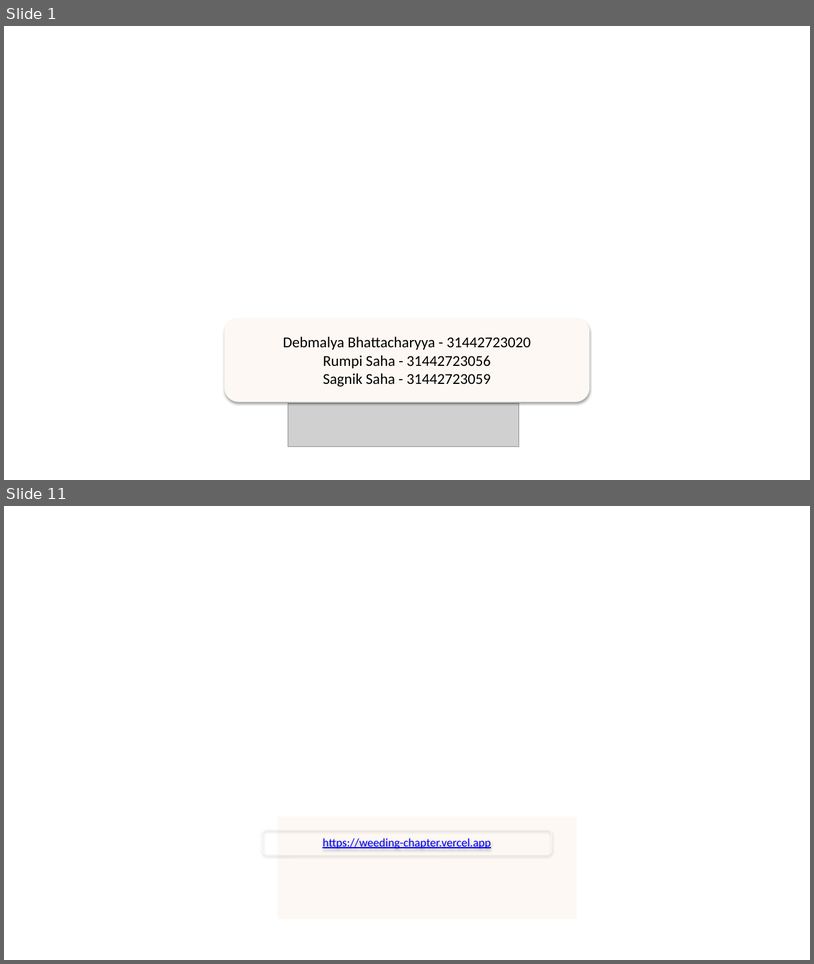
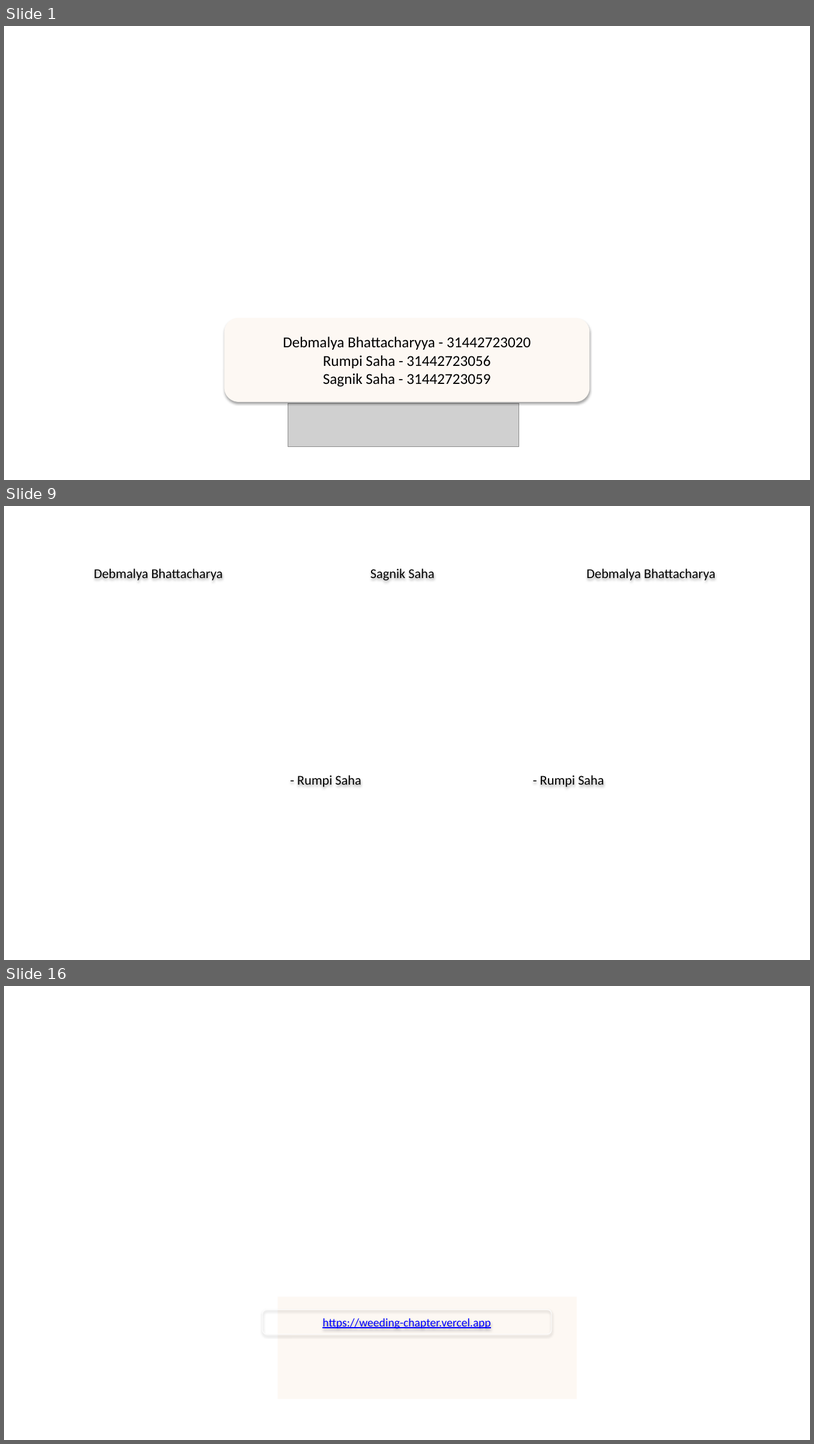
Before and after one commit to sagniksaha279/Weeding-Booking-Portal, a slide deck: presentation/Weeding-Chapter.pptx. Shown one above the other, each under a label of ours: slides 1 and 11 before the commit, slides 1, 9 and 16 after it; the slides between them are not shown. The pictures are 814x964 and 814x1444 pixels, drawn with LibreOffice and Linux fonts; fonts in the diff are those of the drawing; grey boxes stand for pictures; background and template pictures are left out. Boxes give left, top, right and bottom in pixels: in the first picture for what was removed or moved away, otherwise in the second. Text is boxed around its words. In the diff, an @@ line names an element or a change of style, - is before the commit and + after.

```diff
--- a/presentation/Weeding-Chapter.pptx
+++ b/presentation/Weeding-Chapter.pptx
@@ slide 9 added at (4, 506, 810, 960), background picture (left out) @@
@@ text added at (94, 568, 223, 580), 16 pt, text #000000 @@
+Debmalya Bhattacharya
@@ text added at (371, 568, 434, 580), 16 pt, text #000000 @@
+Sagnik Saha
@@ text added at (587, 568, 716, 580), 16 pt, text #000000 @@
+Debmalya Bhattacharya
@@ text added at (297, 775, 361, 787), 16 pt, text #000000 @@
+- Rumpi Saha
@@ text added at (540, 775, 604, 787), 16 pt, text #000000 @@
+- Rumpi Saha
@@ what was slide 11 is now slide 16 @@
```
Also in this commit, not shown: 7 other slides added, 3 slides removed, 1 other file.
